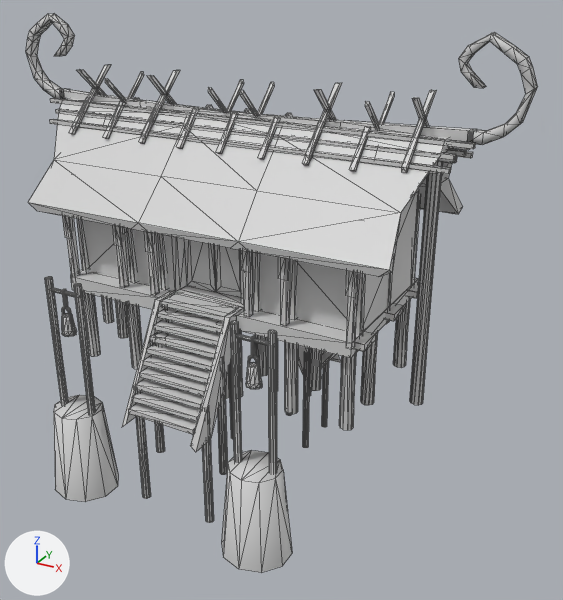
Two versions of the COLLADA model art/meshes/structural/yayoi_temple.dae, one commit apart.
The view is the same before and after, from a 50 mm camera at (23.3, -34.7, 21.5) aimed at (3.4, 1.5, 3.4). Lighting does not change. The marker at lower left points along +X, +Y and +Z. Mesh edges are drawn as thin lines. Vertices at the same position are counted once.

Objects in the first picture: 'temple_001'.
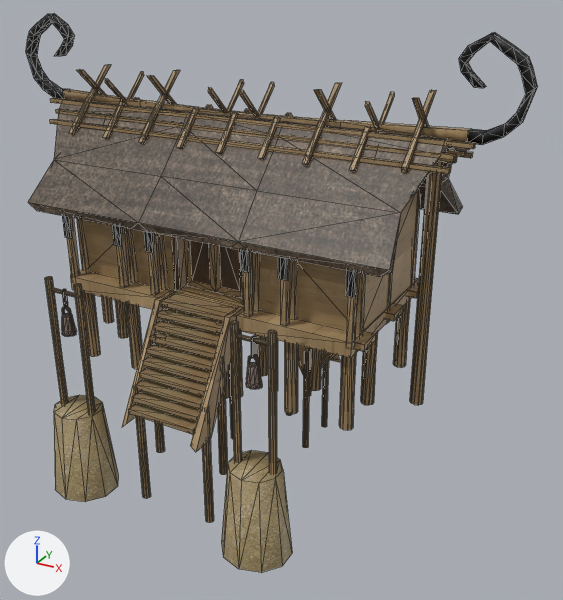
Pixel boxes (x1, y1, x2, y2) of what changed, in the pictures (563 x 600 px):
'temple_001', surface changed, reshaped
    both: (26, 14, 537, 573)
part 1 of me_cylinder_053, cut back
    before: (61, 90, 474, 298)
    after: (64, 89, 471, 298)

Patch to the scene script:
```diff
--- a/art/meshes/structural/yayoi_temple.dae.py
+++ b/art/meshes/structural/yayoi_temple.dae.py
@@ img_yayoi_struct_png @@
+img_yayoi_struct_png = load_image('yayoi_struct.png', '../../textures/skins/structural/yayoi_struct.png', 1024, 1024, 'sRGB')
@@ mat_material_007 @@
 mat_material_007 = principled_material('Material_007')
-mat_material_007.base_color = (0.64, 0.64, 0.64)  # light grey #d1d1d1
+mat_material_007.texture = img_yayoi_struct_png
@@ me_cylinder_053 @@
 # used by ob_temple_001; location = (0.0, 0.0, 0.0)
-me_cylinder_053.from_pydata(...)  # 2262 vertices, 3230 faces; spans x -15.8..15.9, y -7.8..8.9, z -8.2..18.4
+me_cylinder_053.from_pydata(...)  # 2250 vertices, 3192 faces; spans x -15.8..15.9, y -7.8..8.9, z -8.2..18.4
+# me_cylinder_053 part 1
+# 12 vertices are removed from x -13.3..13.3, y -0.2..3.4, z 3.8..13.9
+# 64 faces are deleted
+# 26 new faces join them
 me_cylinder_053.materials.append(mat_material_007)
```
